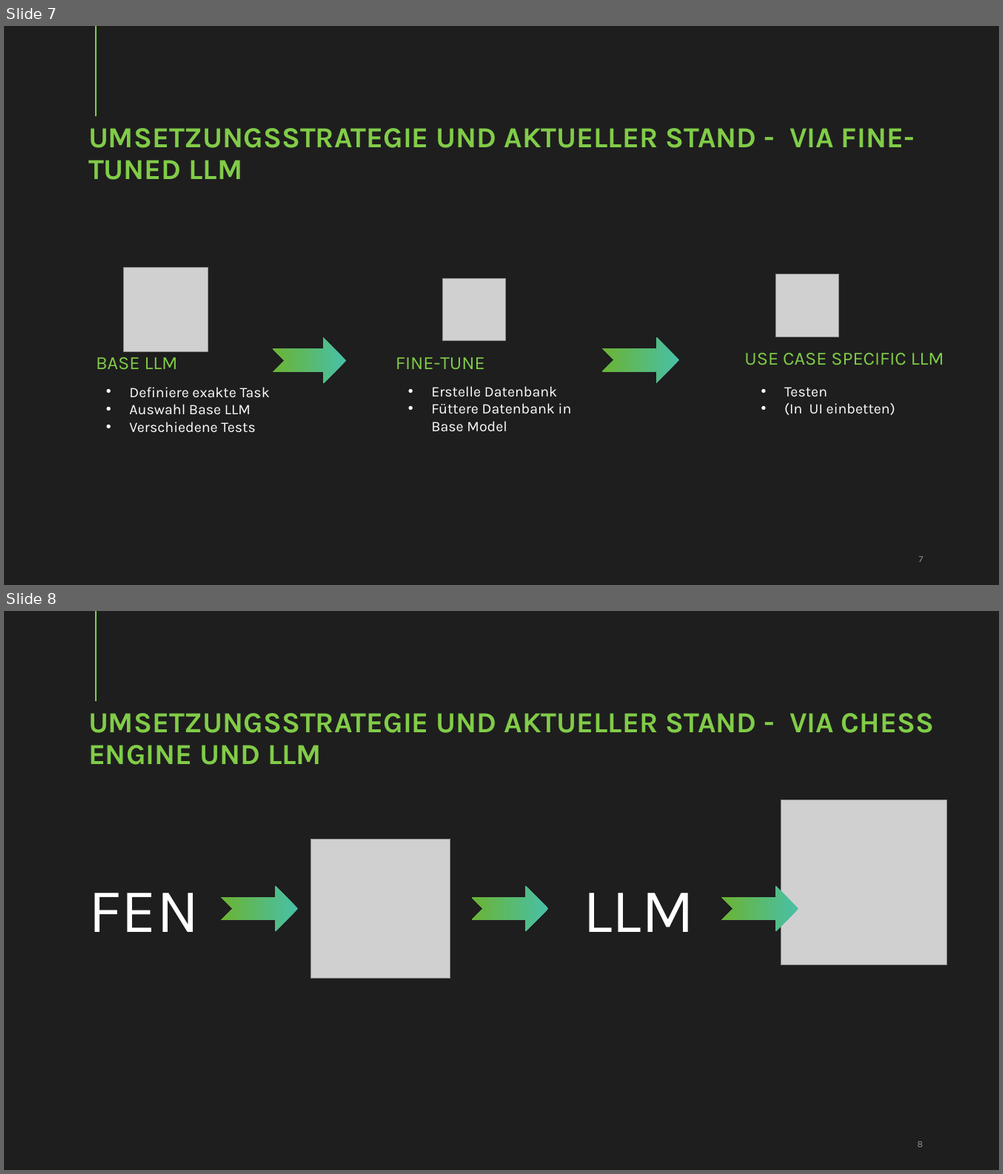
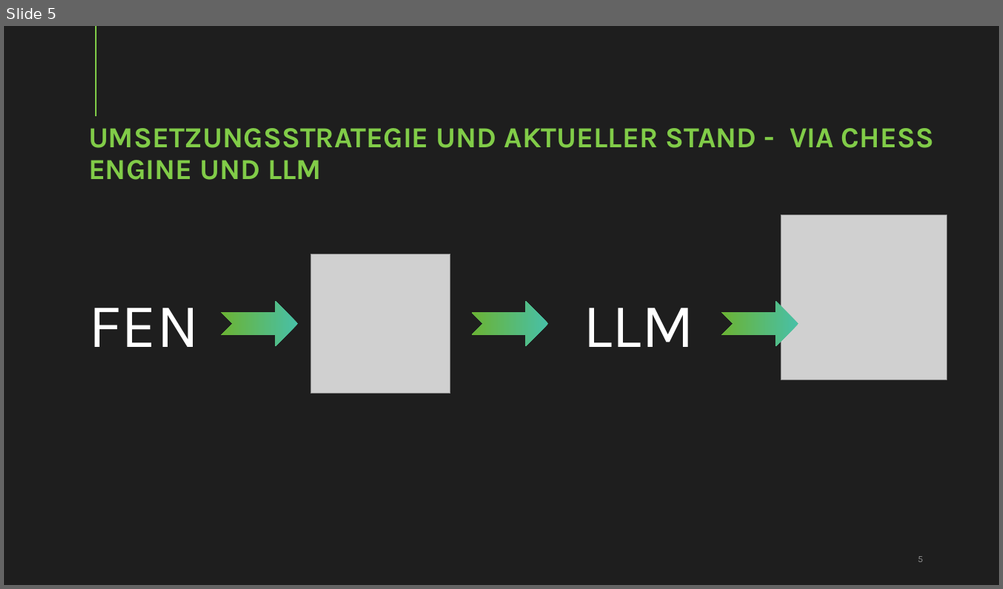
Before and after one commit to ChessFEN/ChessFEN, a slide deck: docs/endpräsenttion.pptx. Shown one above the other, each under a label of ours: slides 7 and 8 before the commit, slide 5 after it. The pictures are 1003x1174 and 1003x589 pixels, drawn with LibreOffice and Linux fonts; fonts in the diff are those of the drawing; grey boxes stand for pictures. Boxes give left, top, right and bottom in pixels: in the first picture for what was removed or moved away, otherwise in the second. Text is boxed around its words. In the diff, an @@ line names an element or a change of style, - is before the commit and + after.

```diff
--- a/docs/endpräsenttion.pptx
+++ b/docs/endpräsenttion.pptx
@@ slide 7 removed at bbox=[4, 26, 999, 585], background #1E1E1E; not listed: 1 template element that a slide beside it also shows @@
@@ title removed at bbox=[88, 128, 914, 180] @@
-UMSETZUNGSSTRATEGIE UND AKTUELLER STAND - VIA FINE-TUNED LLM
@@ picture removed at bbox=[123, 268, 208, 352] @@
@@ picture removed at bbox=[443, 278, 506, 340] @@
@@ picture removed at bbox=[777, 275, 839, 337] @@
@@ text removed at bbox=[96, 358, 178, 370] @@
-BASE LLM
@@ notched right arrow removed at bbox=[273, 338, 346, 383] @@
@@ text removed at bbox=[395, 358, 485, 369] @@
-FINE-TUNE
@@ notched right arrow removed at bbox=[603, 338, 679, 383] @@
@@ text removed at bbox=[744, 353, 944, 366] @@
-USE CASE SPECIFIC LLM
@@ text removed at bbox=[129, 387, 270, 433] @@
-• Definiere exakte Task
-• Auswahl Base LLM
-• Verschiedene Tests
@@ text removed at bbox=[431, 386, 572, 432] @@
-• Erstelle Datenbank
-• Füttere Datenbank in Base Model
@@ text removed at bbox=[784, 387, 895, 415] @@
-• Testen
-• (In UI einbetten)
@@ page number removed at bbox=[919, 557, 923, 562] @@
-7
@@ what was slide 8 is now slide 5 @@
```
Also in this commit, not shown: 2 slides changed, 2 other slides removed.
